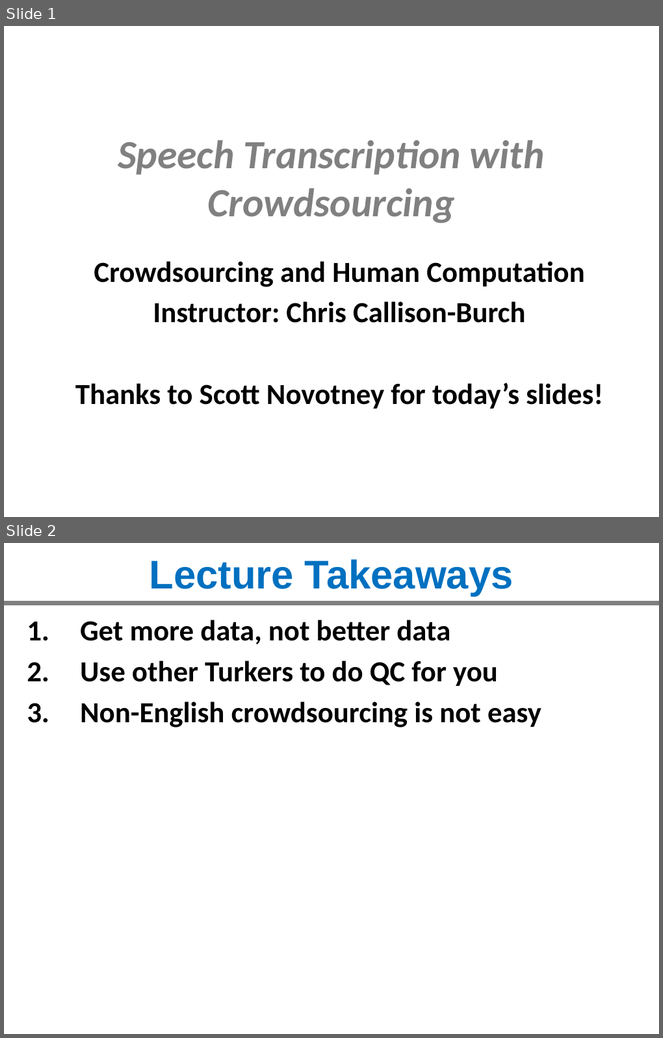
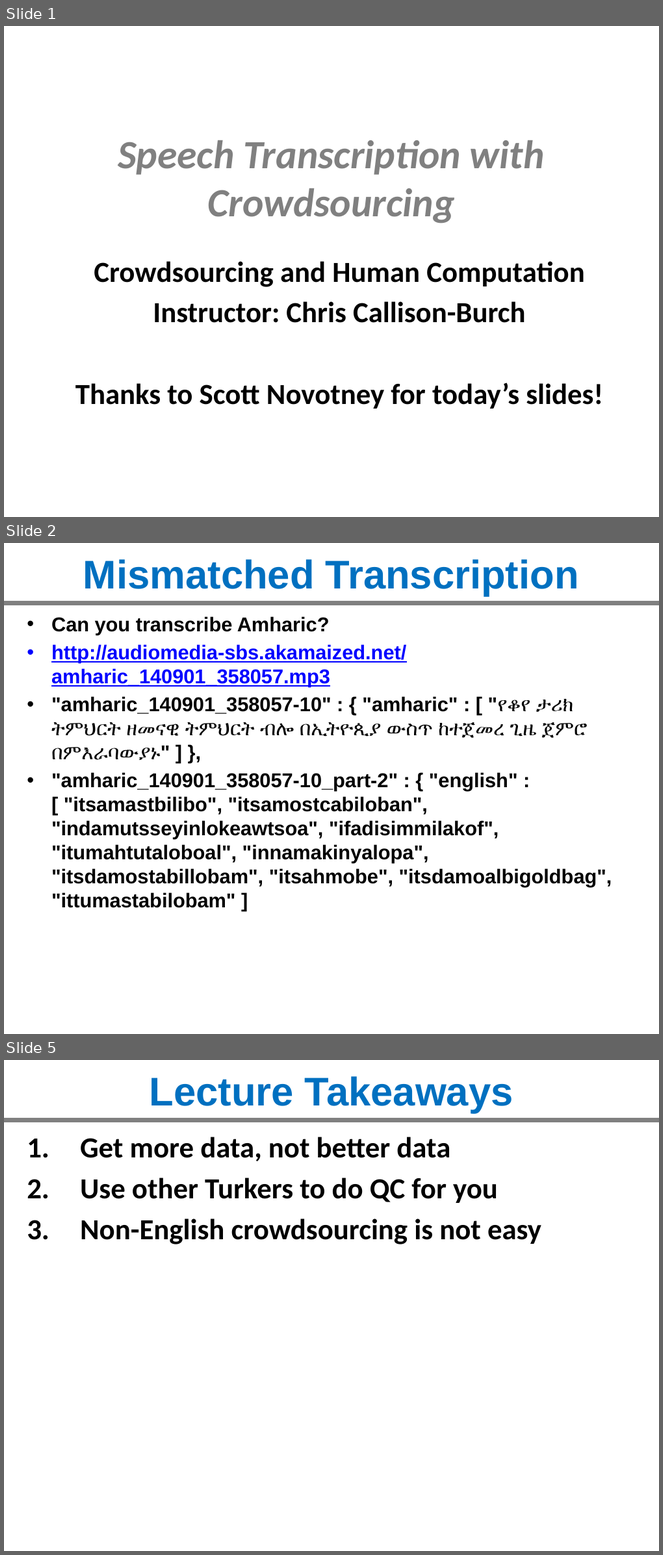
Before and after one commit to crowdsourcing-class/crowdsourcing-class.github.io, a slide deck: slides/crowdsourcing-speech-recognition.pptx. Shown one above the other, each under a label of ours: slides 1 and 2 before the commit, slides 1, 2 and 5 after it; the slides between them are not shown. The pictures are 663x1038 and 663x1555 pixels, drawn with LibreOffice and Linux fonts; fonts in the diff are those of the drawing. Boxes give left, top, right and bottom in pixels: in the first picture for what was removed or moved away, otherwise in the second. Text is boxed around its words. In the diff, an @@ line names an element or a change of style, - is before the commit and + after.

```diff
--- a/slides/crowdsourcing-speech-recognition.pptx
+++ b/slides/crowdsourcing-speech-recognition.pptx
@@ slide 2 added at [4, 543, 659, 1034], background #FFFFFF; not listed: 1 template element that a slide beside it also shows @@
@@ title added at [83, 559, 579, 596], 44 pt, text #0070C0, bold @@
+Mismatched Transcription
@@ text added at [51, 616, 612, 908], 22 pt, text #000000, bold @@
+• Can you transcribe Amharic?
+• http://audiomedia-sbs.akamaized.net/amharic_140901_358057.mp3
+• "amharic_140901_358057-10" : { "amharic" : [ "የቆየ ታሪክ ትምህርት ዘመናዊ ትምህርት ብሎ በኢትዮጲያ ውስጥ ከተጀመረ ጊዜ ጀምሮ በምእራባውያኑ" ] },
+• "amharic_140901_358057-10_part-2" : { "english" : [ "itsamastbilibo", "itsamostcabiloban", "indamutsseyinlokeawtsoa", "ifadisimmilakof", "itumahtutaloboal", "innamakinyalopa", "itsdamostabillobam", "itsahmobe", "itsdamoalbigoldbag", "ittumastabilobam" ]
@@ what was slide 2 is now slide 5 @@
```
Also in this commit, not shown: 1 slide changed, 2 other slides added, 4 other files.
